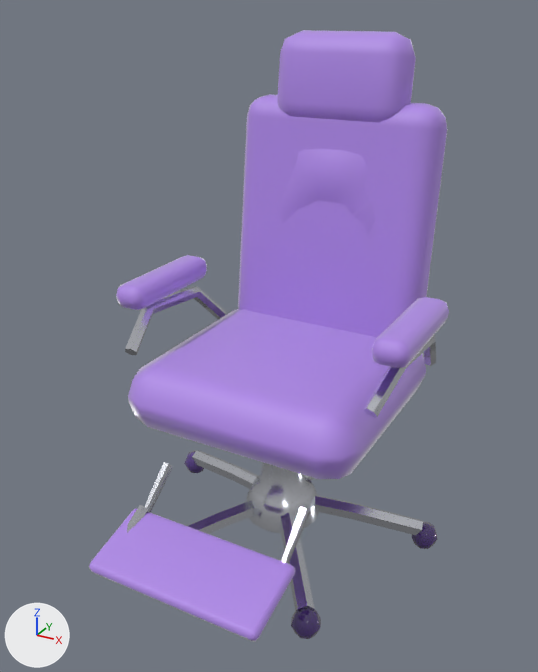
Renders of the glTF model public/assets/interiors/salao/chair_styling_hydraulic.glb from each side of a commit.
Before and after are seen from a 50 mm lens placed at (0.75, -1.438, 1.288), pointed at (-0.004, -0.066, 0.602). Arrows for +X, +Y and +Z are at lower left; the lights stay in place. The older version comes first.

Names of what the first picture shows: 'chair_styling_hydraulic'.
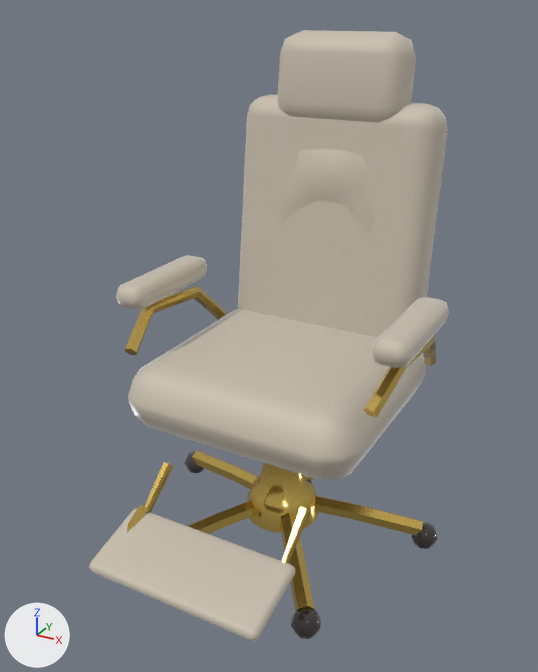
The edits, one by one:
Material 'trim.001' (mat_trim_001) changes colour from white #e3e6ee to yellow #f2cf6e; in linear values from (0.768, 0.791, 0.855) to (0.888, 0.624, 0.156).
Material 'deep.001' (mat_deep_001) changes colour from purple #4f3480 to dark grey #3b3835; in linear values from (0.0782, 0.0343, 0.216) to (0.0437, 0.0395, 0.0356).
Material 'fabric.001' (mat_fabric_001) changes colour from purple #b08ae8 to light grey #c9bfae; in linear values from (0.434, 0.254, 0.807) to (0.584, 0.521, 0.423).

What differs and where, as boxes [x1, y1, x2, y2] in the pictures (538 x 672 px):
'chair_styling_hydraulic', recoloured (purple to dark grey)
    both: [89, 30, 449, 641]
